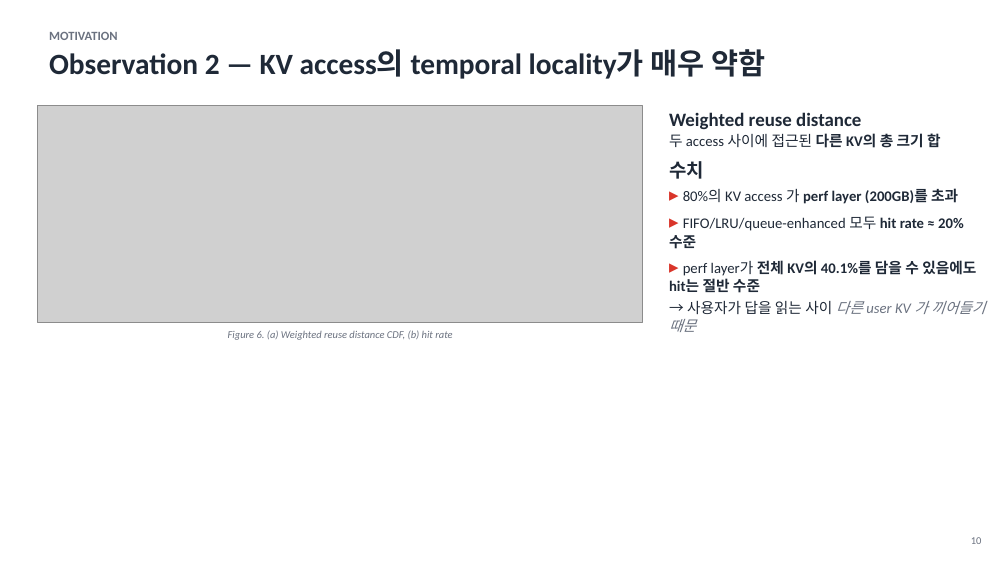
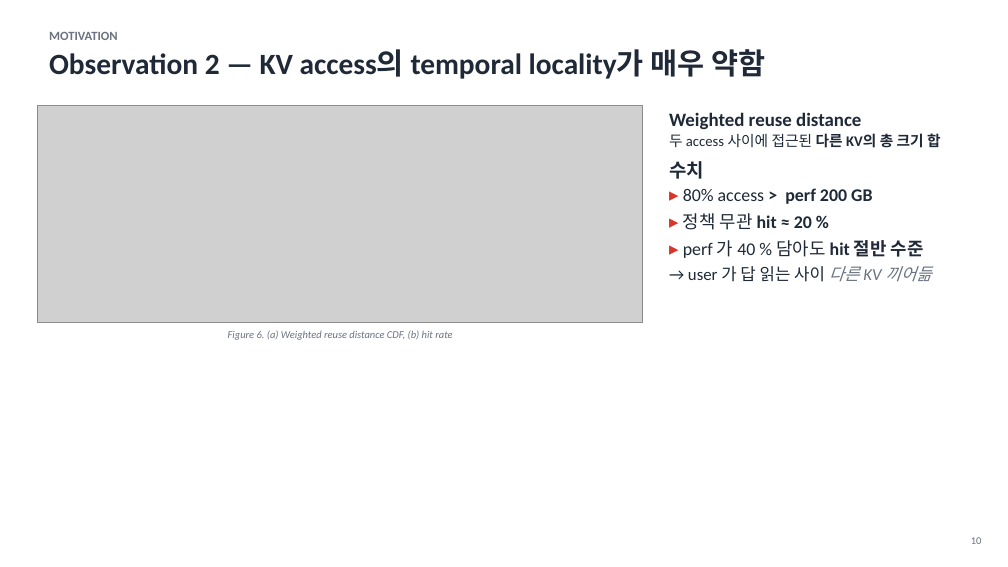
Before and after one commit to Daejun/bidaw, a slide deck: slide 10 of Bidaw_seminar.pptx. Drawn at 1008x567 pixels with LibreOffice and Linux fonts; fonts in the diff are those of the drawing; grey boxes stand for pictures. Boxes give left, top, right and bottom in pixels: in the first picture for what was removed or moved away, otherwise in the second. Text is boxed around its words. In the diff, an @@ line names an element or a change of style, - is before the commit and + after.

Commit message:
Self-review pass: fix layout, overlap, and dead space
After eyeballing the rendered deck slide-by-slide, several layout
issues surfaced. Changes:

- Slide 4: shrink left-bullet column 6.4″ → 6.0″ so it stops bleeding
  into the right-side schematic box
- Slide 8: replace 1.6″ tinted callout panel (which held a single
  sentence) with a slim one-line teaser
- Slide 11: rearrange figures 7 + 8 from stacked vertically (which left
  the right half empty) to side-by-side across the top, with the body
  on the bottom row
- Slides 13, 17, 24: shrink the two-column callout panels from 5.6″
  height to ~3.4–4.0″ so they actually match their content
- Slide 21: stretch the 5-step list from 0.85″ row pitch to 1.05″, with
  larger circled numerals — fills the slide instead of bottom-loading
- Slides 9, 10, 23, 24: tighten Korean copy on widow-prone bullets

```diff
--- a/Bidaw_seminar.pptx
+++ b/Bidaw_seminar.pptx
@@ text at [683,188,931,282]: text changed; size 14 to 17 pt @@
-▸ 80%의 KV access 가 perf layer (200GB)를 초과
-▸ FIFO/LRU/queue-enhanced 모두 hit rate ≈ 20% 수준
-▸ perf layer가 전체 KV의 40.1%를 담을 수 있음에도 hit는 절반 수준
-→ 사용자가 답을 읽는 사이 다른 user KV 가 끼어들기 때문
+▸ 80% access > perf 200 GB
+▸ 정책 무관 hit ≈ 20 %
+▸ perf 가 40 % 담아도 hit 절반 수준
+→ user 가 답 읽는 사이 다른 KV 끼어듦
```
Also in this commit, not shown: 9 other slides changed, 2 other files.
